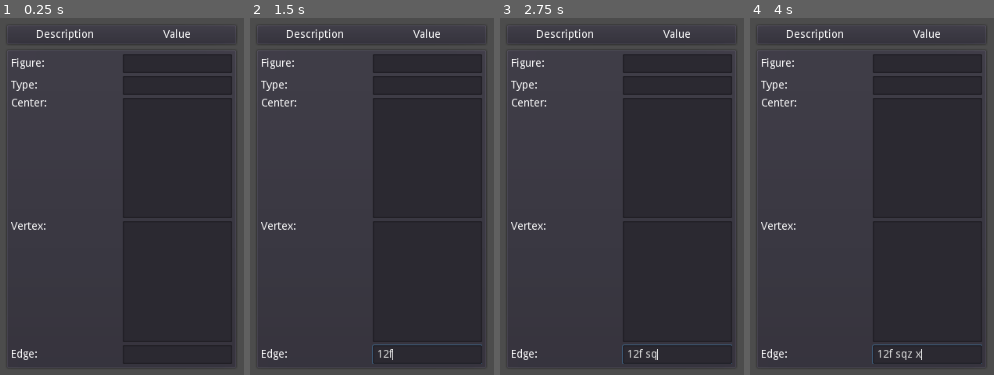
Above: before the commit, frames 1-4 (left to right).
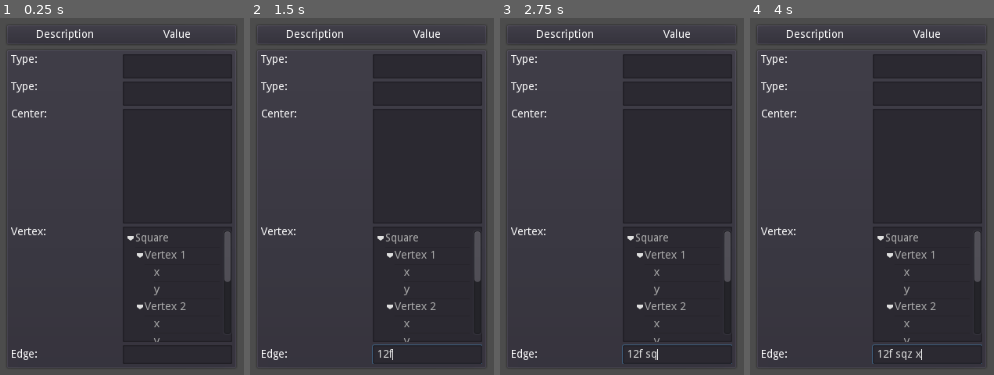
Above: after the commit, the same moments.

Repository: luismariotti1/Geo2D
Game: Godot game, scene res://GUI/Menus/SideMenu/Inspector/Inspector.tscn
Same seed, same stepped clock (60 frames per second), same inputs: the game is played once before the commit and once after it. This scene is started directly instead of the project's main scene.
Inputs (mouse positions are in pixels of both pictures, inside the frame that each line leads up to):
- Up to frame 1 (0.25 s): no input
- Up to frame 2 (1.5 s): click (428, 353) at 0.52 s; type "12" at 0.6 s; tap Enter at 1.25 s; move the mouse to (outside the picture) at 1.27 s; tap F at 1.35 s; click (outside the picture) at 1.42 s
- Up to frame 3 (2.75 s): tap Space at 2 s; move the mouse to (outside the picture) at 2.02 s; hold S from 2.03 s (still down); tap Q at 2.1 s
- Up to frame 4 (4 s): tap Enter at 2.75 s; move the mouse to (952, 92) at 2.77 s; release S at 2.78 s; tap Z at 2.85 s; tap Space at 3.5 s; move the mouse to (832, 289) at 3.52 s; tap X at 3.6 s; click (832, 289) at 3.67 s

The runs differ from the first frame. In frame 1, 2.1% of the frame differs, in the area x 4-96%, y 10-91%; in frame 2, 2.1%; in frame 3, 2.1%; in frame 4, 2.1%.
Error before the commit: Parse Error: Expected end of statement ("var"), got '[' instead. (res://GUI/Menus/SideMenu/Inspector/Inspector.gd:18)

Commit message:
alteracoes iniciais

Diff:
--- a/GUI/Menus/SideMenu/Inspector/Inspector.gd
+++ b/GUI/Menus/SideMenu/Inspector/Inspector.gd
@@ -15,7 +15,7 @@
 	exemple_vertex()
 	show_vertex(vertex_list)
 
-	var coord[] = Vector2(390, 30)
+#	var coord[] = Vector2(390, 30)
 
 #	var root = center_tree.create_item()
 #	center_tree.set_hide_root(true)
--- a/GUI/Menus/SideMenu/Inspector/Inspector.tscn
+++ b/GUI/Menus/SideMenu/Inspector/Inspector.tscn
@@ -1,5 +1,6 @@
-[gd_scene load_steps=2 format=2]
+[gd_scene load_steps=3 format=2]
 
+[ext_resource path="res://GUI/Menus/SideMenu/Inspector/Line/AtributEdit.tscn" type="PackedScene" id=1]
 [ext_resource path="res://GUI/Menus/SideMenu/Inspector/Inspector.gd" type="Script" id=2]
 
 [node name="Inspector" type="Control"]
@@ -73,54 +74,20 @@
 size_flags_horizontal = 3
 size_flags_vertical = 3
 
-[node name="HBoxFigure" type="HBoxContainer" parent="VBoxContainer/PanelContainer2/ScrollContainer/VBoxContainer"]
-margin_right = 283.0
-margin_bottom = 24.0
+[node name="AtributEdit" parent="VBoxContainer/PanelContainer2/ScrollContainer/VBoxContainer" instance=ExtResource( 1 )]
 
-[node name="LFigure" type="Label" parent="VBoxContainer/PanelContainer2/ScrollContainer/VBoxContainer/HBoxFigure"]
-margin_top = 5.0
-margin_right = 139.0
-margin_bottom = 19.0
-size_flags_horizontal = 3
-text = "Figure:"
-valign = 1
+[node name="AtributEdit2" parent="VBoxContainer/PanelContainer2/ScrollContainer/VBoxContainer" instance=ExtResource( 1 )]
+margin_top = 28.0
+margin_bottom = 52.0
 
-[node name="LineEdit" type="LineEdit" parent="VBoxContainer/PanelContainer2/ScrollContainer/VBoxContainer/HBoxFigure"]
-margin_left = 143.0
-margin_right = 283.0
-margin_bottom = 24.0
-size_flags_horizontal = 3
-
-[node name="HBoxType" type="HBoxContainer" parent="VBoxContainer/PanelContainer2/ScrollContainer/VBoxContainer"]
-margin_top = 28.0
-margin_right = 283.0
-margin_bottom = 52.0
-__meta__ = {
-"_editor_description_": ""
-}
-
-[node name="LType" type="Label" parent="VBoxContainer/PanelContainer2/ScrollContainer/VBoxContainer/HBoxType"]
-margin_top = 5.0
-margin_right = 139.0
-margin_bottom = 19.0
-size_flags_horizontal = 3
-text = "Type:"
-valign = 1
-
-[node name="LineEdit" type="LineEdit" parent="VBoxContainer/PanelContainer2/ScrollContainer/VBoxContainer/HBoxType"]
-margin_left = 143.0
-margin_right = 283.0
-margin_bottom = 24.0
-size_flags_horizontal = 3
-
-[node name="HBoxCenter" type="HBoxContainer" parent="VBoxContainer/PanelContainer2/ScrollContainer/VBoxContainer"]
+[node name="ListEdit" type="HBoxContainer" parent="VBoxContainer/PanelContainer2/ScrollContainer/VBoxContainer"]
 margin_top = 56.0
 margin_right = 283.0
 margin_bottom = 210.0
 size_flags_horizontal = 3
 size_flags_vertical = 3
 
-[node name="LCenter" type="Label" parent="VBoxContainer/PanelContainer2/ScrollContainer/VBoxContainer/HBoxCenter"]
+[node name="LCenter" type="Label" parent="VBoxContainer/PanelContainer2/ScrollContainer/VBoxContainer/ListEdit"]
 margin_right = 139.0
 margin_bottom = 14.0
 size_flags_horizontal = 3
@@ -128,7 +95,7 @@
 text = "Center:"
 valign = 1
 
-[node name="Tree" type="Tree" parent="VBoxContainer/PanelContainer2/ScrollContainer/VBoxContainer/HBoxCenter"]
+[node name="Tree" type="Tree" parent="VBoxContainer/PanelContainer2/ScrollContainer/VBoxContainer/ListEdit"]
 margin_left = 143.0
 margin_right = 283.0
 margin_bottom = 154.0
--- /dev/null
+++ b/GUI/Menus/SideMenu/Inspector/Line/AtributEdit.tscn
@@ -0,0 +1,22 @@
+[gd_scene format=2]
+
+[node name="AtributEdit" type="HBoxContainer"]
+margin_right = 283.0
+margin_bottom = 24.0
+__meta__ = {
+"_edit_use_anchors_": false
+}
+
+[node name="LType" type="Label" parent="."]
+margin_right = 139.0
+margin_bottom = 31.0
+size_flags_horizontal = 3
+text = "Type:
+"
+valign = 1
+
+[node name="LineEdit" type="LineEdit" parent="."]
+margin_left = 143.0
+margin_right = 283.0
+margin_bottom = 31.0
+size_flags_horizontal = 3
